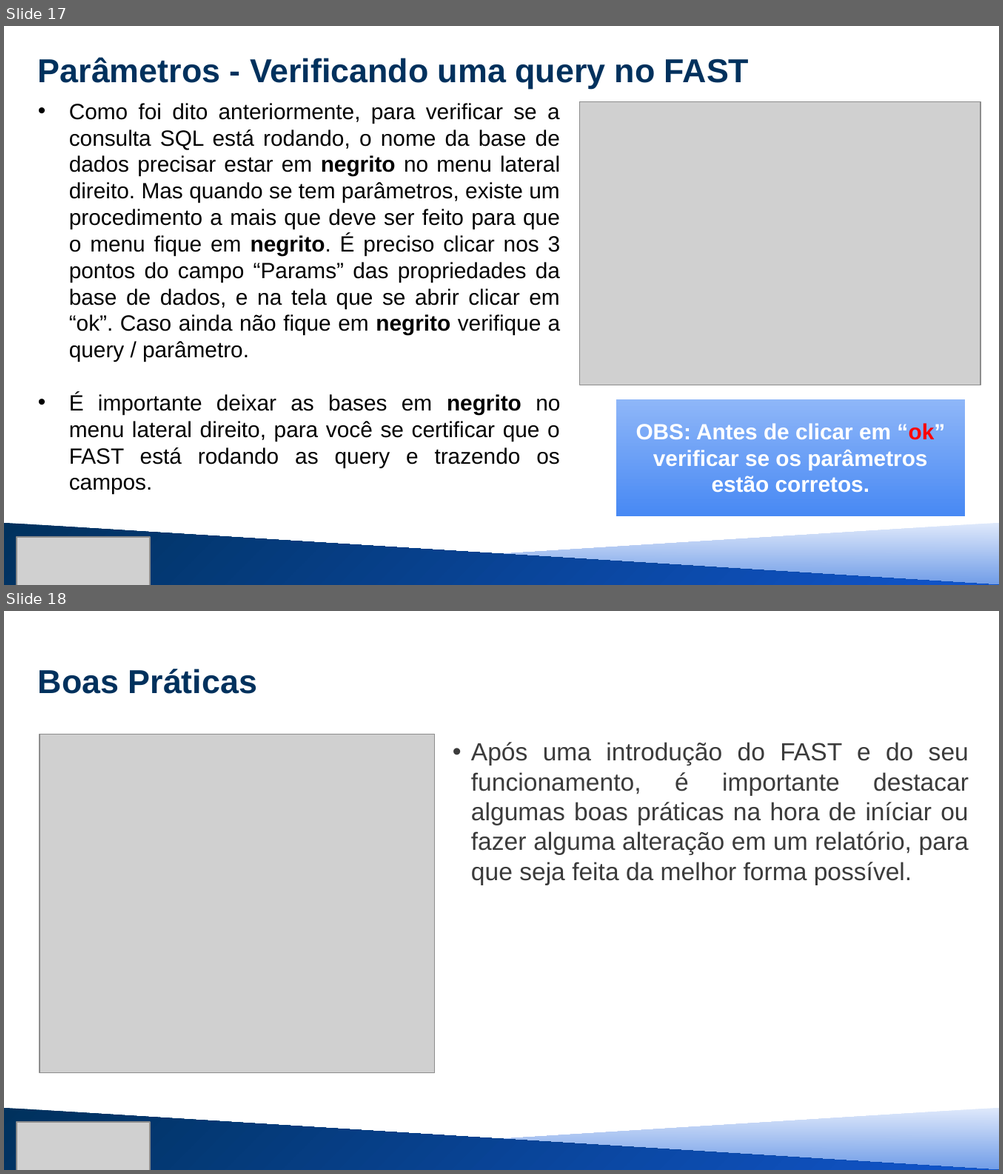
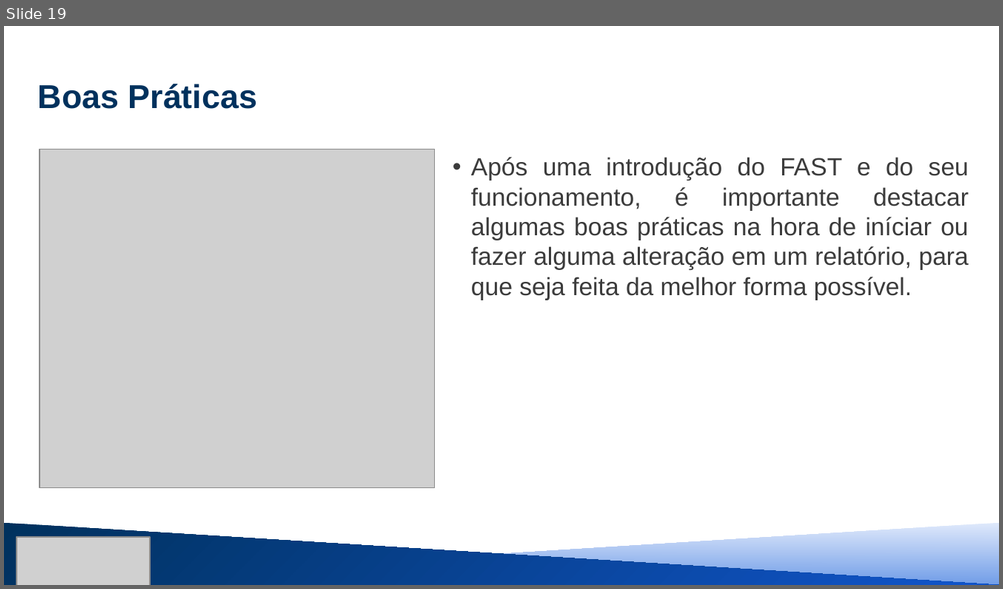
Before and after one commit to MauricioSEmbras/FAST_Report, a slide deck: Treinamento FAST REPORT/treinamento fast - nível 1 parte 1.pptx. Shown one above the other, each under a label of ours: slides 17 and 18 before the commit, slide 19 after it. The pictures are 1003x1174 and 1003x589 pixels, drawn with LibreOffice and Linux fonts; fonts in the diff are those of the drawing; grey boxes stand for pictures. Boxes give left, top, right and bottom in pixels: in the first picture for what was removed or moved away, otherwise in the second. Text is boxed around its words. In the diff, an @@ line names an element or a change of style, - is before the commit and + after.

```diff
--- a/Treinamento FAST REPORT/treinamento fast - nível 1 parte 1.pptx
+++ b/Treinamento FAST REPORT/treinamento fast - nível 1 parte 1.pptx
@@ slide 17 removed at <box>4,26,999,585</box>, background #FFFFFF @@
@@ title removed at <box>38,57,748,89</box> @@
-Parâmetros - Verificando uma query no FAST
@@ text removed at <box>69,103,560,468</box> @@
-• Como foi dito anteriormente, para verificar se a consulta SQL está rodando, o nome da base de dados precisar estar em negrito no menu lateral direito. Mas quando se tem parâmetros, existe um procedimento a mais que deve ser feito para que o menu fique em negrito. É preciso clicar nos 3 pontos do campo “Params” das propriedades da base de dados, e na tela que se abrir clicar em “ok”. Caso ainda não fique em negrito verifique a query / parâmetro.
-• É importante deixar as bases em negrito no menu lateral direito, para você se certificar que o FAST está rodando as query e trazendo os campos.
@@ picture removed at <box>580,102,981,386</box> @@
@@ rectangle removed at <box>616,400,965,517</box> @@
-OBS: Antes de clicar em “ok” verificar se os parâmetros estão corretos.
@@ right triangle removed at <box>4,523,999,585</box> @@
@@ right triangle removed at <box>4,523,999,585</box> @@
@@ picture removed at <box>17,537,151,585</box> @@
@@ what was slide 18 is now slide 19 @@
```
Also in this commit, not shown: 10 slides changed, 6 slides added, 4 other slides removed, 1 other file.
